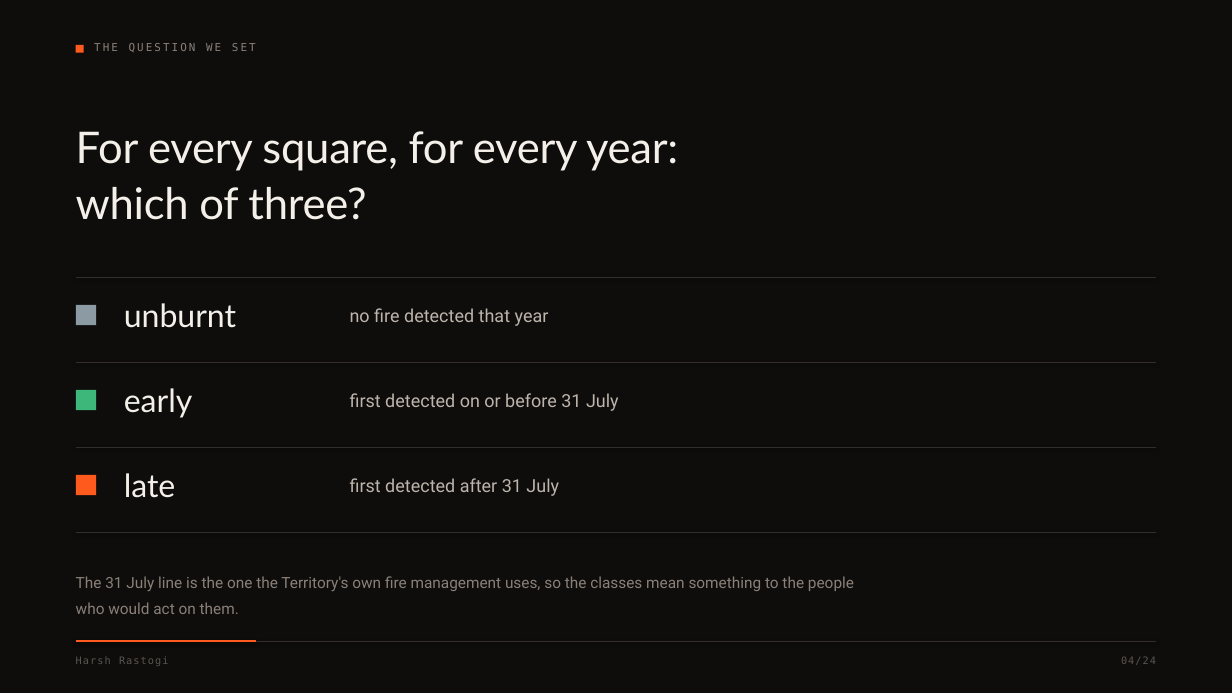
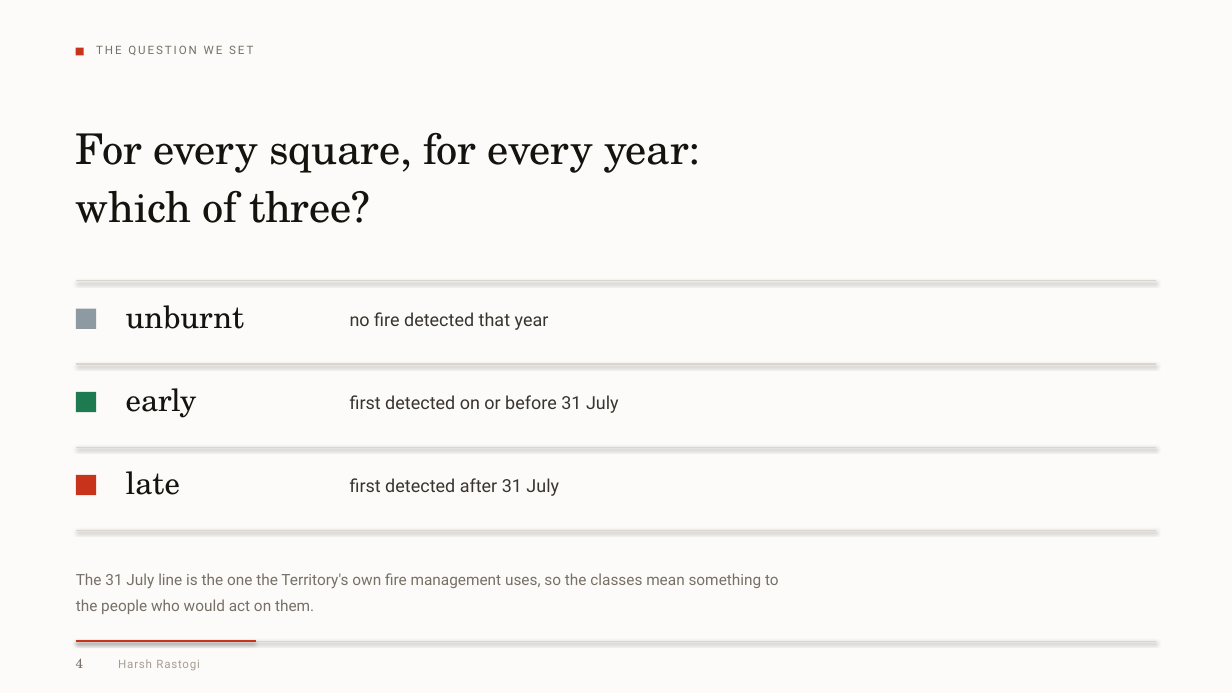
Before and after one commit to harshrastogii/PYRANTIS, a slide deck: slide 4 of reports/PYRANTIS_presentation_redesigned.pptx. Drawn at 1232x693 pixels with LibreOffice and Linux fonts; fonts in the diff are those of the drawing. Boxes give left, top, right and bottom in pixels: in the first picture for what was removed or moved away, otherwise in the second. Text is boxed around its words. In the diff, an @@ line names an element or a change of style, - is before the commit and + after.

```diff
--- a/reports/PYRANTIS_presentation_redesigned.pptx
+++ b/reports/PYRANTIS_presentation_redesigned.pptx
@@ background #0E0D0C to #FCFBF9 @@
@@ rectangle at (x1=76, y1=48, x2=84, y2=56): fill #FF5A1E to #C8341B @@
@@ text "THE QUESTION WE SET" at (x1=96, y1=45, x2=253, y2=55): size 8.5 to 9 pt, font DejaVu Sans Mono to Roboto, text colour #8A8078 to #787066, letter spacing 1.6 to 1.5 pt @@
@@ text "For every square, for every ..." at (x1=76, y1=132, x2=700, y2=223): size 34 to 33 pt, font Lato to TeX Gyre Schola, text colour #F4EFE9 to #16130F, letter spacing -0.2 to -0.1 pt; line spacing 1.06 to 1.14 @@
@@ line (76, 281) - (1156, 281): stroke #332E2A 0.9 pt to #DCD5CA 0.9 pt @@
@@ size 25 to 24 pt, font Lato to TeX Gyre Schola, text colour #F4EFE9 to #16130F in 3 elements at (x1=126, y1=388, x2=197, y2=418), (x1=126, y1=471, x2=180, y2=495), (x1=126, y1=305, x2=245, y2=329) @@
@@ 2 rectangles, 1 line moved together from (x1=76, y1=44, x2=1156, y2=325) to (x1=76, y1=48, x2=1156, y2=329) @@
@@ rectangle at (x1=76, y1=309, x2=96, y2=329): fill #8C9BA3 to #8E9AA1 @@
@@ text colour #BDB4AB to #3A342E in 3 elements at (x1=350, y1=478, x2=559, y2=496), (x1=350, y1=395, x2=619, y2=413), (x1=350, y1=312, x2=549, y2=330) @@
@@ line (76, 364) - (1156, 364): stroke #332E2A 0.9 pt to #DCD5CA 0.9 pt @@
@@ rectangle at (x1=76, y1=392, x2=96, y2=412): fill #3DB77A to #1E7A50 @@
@@ line (76, 447) - (1156, 447): stroke #332E2A 0.9 pt to #DCD5CA 0.9 pt @@
@@ rectangle at (x1=76, y1=475, x2=96, y2=495): fill #FF5A1E to #C8341B @@
@@ line (76, 531) - (1156, 531): stroke #332E2A 0.9 pt to #DCD5CA 0.9 pt @@
@@ text "The 31 July line is ..." at (x1=76, y1=573, x2=779, y2=614): text colour #8A8078 to #787066; line spacing 1.42 to 1.44 @@
@@ line (76, 641) - (1156, 641): stroke #332E2A 0.9 pt to #DCD5CA 0.9 pt @@
@@ line (76, 641) - (256, 641): stroke #FF5A1E 1.6 pt to #C8341B 1.4 pt @@
@@ text added at (x1=76, y1=658, x2=83, y2=668), 10.5 pt, text #787066 @@
+4
@@ text "Harsh Rastogi" moved from (x1=76, y1=654, x2=630, y2=675) to (x1=118, y1=659, x2=199, y2=670) @@
@@ text "Harsh Rastogi" at (x1=118, y1=659, x2=199, y2=670): size 8 to 9 pt, font DejaVu Sans Mono to Roboto, text colour #5C554F to #A79D91, letter spacing 0.8 to 0.6 pt @@
@@ text removed at (x1=1121, y1=657, x2=1134, y2=664) @@
-04/24
```
Also in this commit, not shown: 23 other slides changed, 3 other files.
